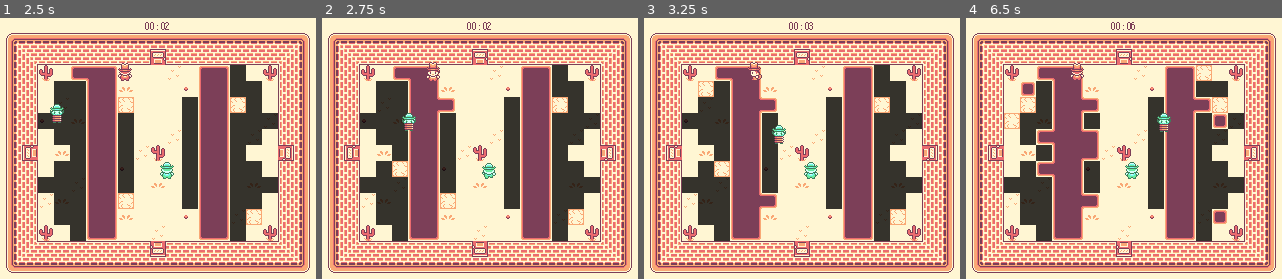
Above: before the commit, frames 1-4 (left to right).
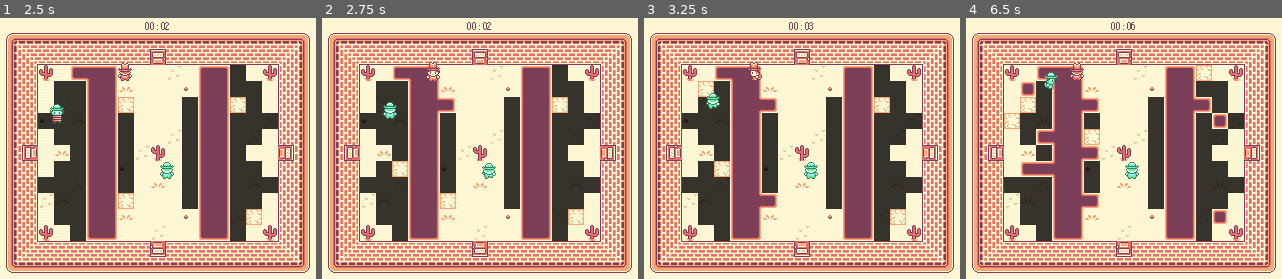
Above: after the commit, the same moments.

Repository: james-minor/mini-jam-206
Game: Godot game, scene res://dungeon_room/variations/dungeon_room_g.tscn
The game is run twice, just before and just after one commit, with the same random seed, the same clock (stepped at 60 frames per second) and the same inputs. Sound files missing from this copy of the repository are replaced by a short silence.
Inputs (mouse positions are in pixels of both pictures, inside the frame that each line leads up to):
- Up to frame 1 (2.5 s): move the mouse to (132, 205) at 0.52 s; press the mouse at (132, 205) at 0.53 s; hold W (move_up) 0.53-2.03 s; move the mouse to (303, 192) at 1.27 s; release the mouse at (303, 192) at 1.28 s; tap Shift (move_dash) at 1.35 s; tap Enter at 2 s; move the mouse to (12, 111) at 2.02 s; press the mouse at (12, 111) at 2.03 s; hold A (move_left) from 2.03 s (still down)
- Up to frame 2 (2.75 s): keep holding A (move_left)
- Up to frame 3 (3.25 s): keep holding A (move_left); move the mouse to (827, 153) at 2.77 s; release the mouse at (827, 153) at 2.78 s; tap Shift (move_dash) at 2.85 s
- Up to frame 4 (6.5 s): move the mouse to (1051, 85) at 3.52 s; release A (move_left) at 3.53 s; press the mouse at (1051, 85) at 3.53 s; hold S (move_down) 3.53-4.28 s; move the mouse to (1228, 140) at 4.27 s; release the mouse at (1228, 140) at 4.28 s; hold D (move_right) 4.28-5.03 s; tap Shift (move_dash) at 4.35, 5.85 s; move the mouse to (1029, 166) at 5.02 s; press the mouse at (1029, 166) at 5.03 s; hold W (move_up) 5.03-5.78 s; move the mouse to (1171, 93) at 5.77 s; release the mouse at (1171, 93) at 5.78 s; hold D (move_right) from 5.78 s (still down)

Frame 1 is identical in both runs. In frame 2, 0.4% of the frame differs, in the area x 19-30%, y 32-44%; in frame 3, 0.4%; in frame 4, 1.5%, in the area x 17-83%, y 20-61%.

Commit message:
fix: add failsafe to let go of enemies if they cannot be lassoed

Diff:
--- a/scenes/player/scripts/states/holding_enemy.gd
+++ b/scenes/player/scripts/states/holding_enemy.gd
@@ -6,8 +6,19 @@
 
 var held_enemy: Enemy
 
+@onready
+var _hold_timer: Timer = Timer.new()
+
+
+func _ready() -> void:
+	_hold_timer.one_shot = true
+	_hold_timer.timeout.connect(_on_hold_timer_timeout)
+	add_child(_hold_timer)
+
+
 func on_enter_state() -> void:
 	%LassoLine.visible = true
+	_hold_timer.start(2)
 
 
 func input_state(event: InputEvent) -> void:
@@ -27,6 +38,12 @@
 	%LassoLine.target_position = held_enemy.global_position
 
 
+func _on_hold_timer_timeout() -> void:
+	if held_enemy.global_position.distance_to(player.global_position) > 15:
+		held_enemy.throw(Vector2.ZERO, 0)
+		transition_to("moving")
+
+
 func on_exit_state() -> void:
 	%ThrowIndicator.visible = false
 	%LassoLine.visible = false
